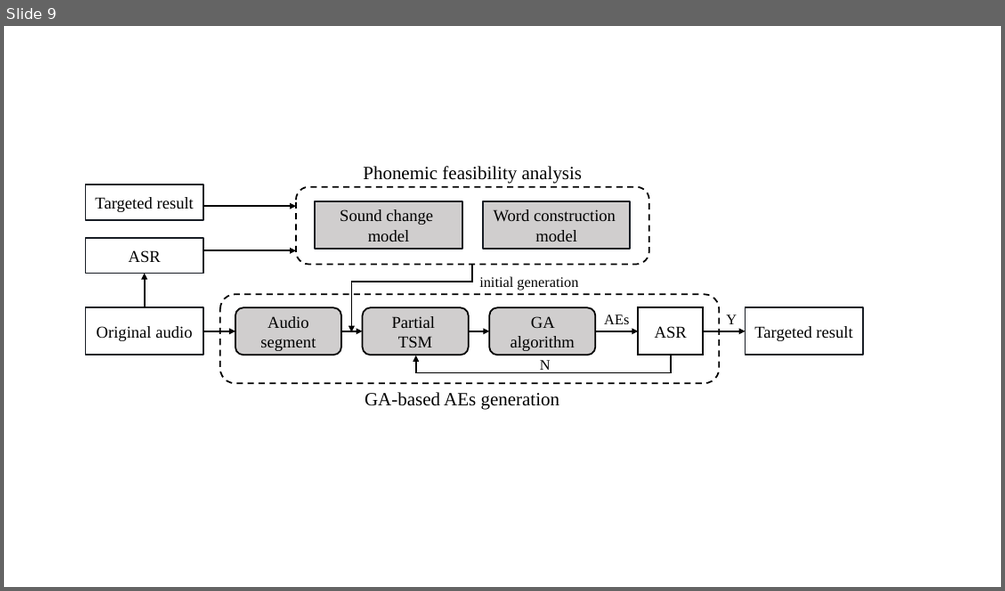
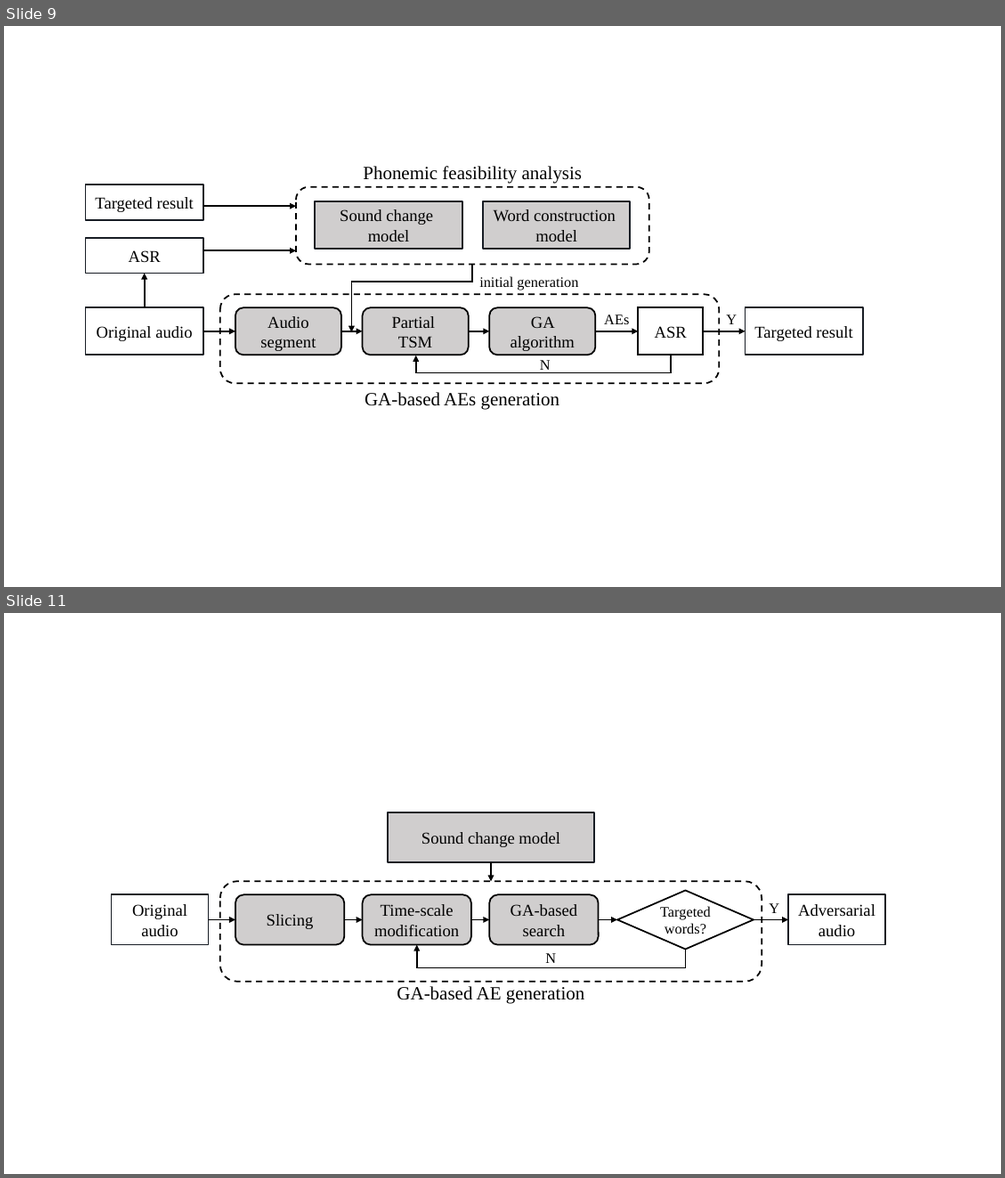
Before and after one commit to lchmoxing/audio_tsm_test, a slide deck: Figure/design/Design.pptx. Shown one above the other, each under a label of ours: slide 9 before the commit, slides 9 and 11 after it; the slides between them are not shown. The pictures are 1005x591 and 1005x1178 pixels, drawn with LibreOffice and Linux fonts; fonts in the diff are those of the drawing. Boxes give left, top, right and bottom in pixels: in the first picture for what was removed or moved away, otherwise in the second. Text is boxed around its words. In the diff, an @@ line names an element or a change of style, - is before the commit and + after.

```diff
--- a/Figure/design/Design.pptx
+++ b/Figure/design/Design.pptx
@@ slide 11 added at (4, 613, 1001, 1174), background #FFFFFF @@
@@ rectangle added at (388, 812, 594, 863), fill #D0CECE, outline #181D24 1.5 pt, 16 pt, text #000000 @@
+Sound change model
@@ arrow added from (491, 863) to (491, 882), #000000 1.5 pt @@
@@ rectangle added at (111, 895, 208, 945), outline #181D24 1.5 pt, 16 pt, text #000000 @@
+Original audio
@@ rounded rectangle added at (220, 882, 761, 981), outline #000000 1.5 pt dashed @@
@@ rounded rectangle added at (235, 895, 344, 945), fill #D0CECE, outline #000000 1.5 pt, 16 pt, text #000000 @@
+Slicing
@@ rounded rectangle added at (362, 895, 471, 945), fill #D0CECE, outline #000000 1.5 pt, 16 pt, text #000000 @@
+Time-scale
+modification
@@ rounded rectangle added at (489, 895, 599, 945), fill #D0CECE, outline #000000 1.5 pt, 16 pt, text #000000 @@
+GA-based search
@@ diamond added at (617, 891, 753, 949), outline #000000 1.5 pt, 14 pt, text #000000 @@
+Targeted words?
@@ text added at (769, 903, 779, 913), 14 pt, text #000000 @@
+Y
@@ rectangle added at (788, 895, 886, 945), outline #181D24 1.5 pt, 16 pt, text #000000 @@
+Adversarial
+audio
@@ arrow added from (208, 919) to (235, 919), #000000 1.5 pt @@
@@ arrow added from (344, 919) to (362, 919), #000000 1.5 pt @@
@@ arrow added from (471, 919) to (489, 919), #000000 1.5 pt @@
@@ arrow added from (599, 919) to (617, 919), #000000 1.5 pt @@
@@ arrow added from (753, 919) to (788, 919), #000000 1.5 pt @@
@@ elbow arrow added from (685, 949) to (417, 945), #000000 1.5 pt @@
@@ text added at (545, 953, 556, 963), 14 pt, text #000000 @@
+N
@@ text added at (396, 986, 584, 1004), 18 pt, text #000000 @@
+GA-based AE generation
```
Also in this commit, not shown: 1 other slide added, 5 other files.
